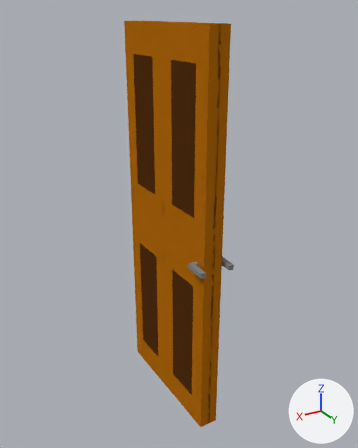
A saved change to the Blender file SilentInTheDark/Assets/3DModels/Finished Assets/newDoor.blend.
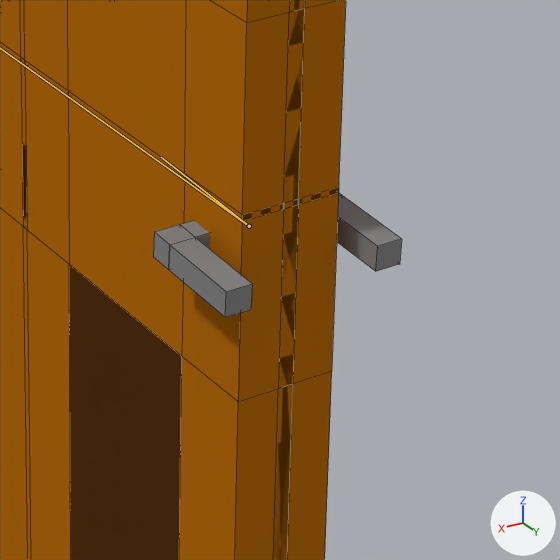
Each version appears first whole from a 50 mm lens placed at (1.184, 2.042, 2.044), pointed at (-0.029, 0.02, 1.033), and next in a close-up on the part from 45% to 73% of the width and 49% to 72% of the height. Arrows for +X, +Y and +Z are at lower right; the lights stay in place. The bones that bend it are drawn over the model as lines in the close-ups. The close-ups show mesh edges as thin lines.

In view in the first close-up: 'Door', 'Handle'.
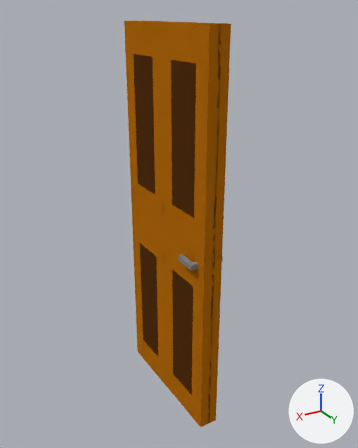
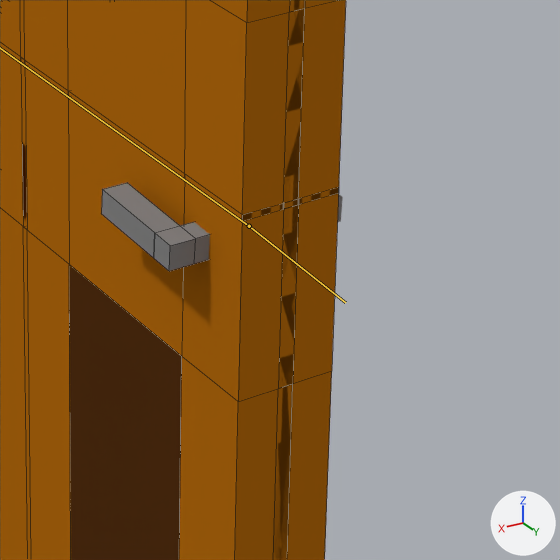
The newer file adds an action. The first version stands in its rest pose; the second is drawn at frame 10 of the action 'DoorKnob2'.

The edits, one by one:
Bone 'Bone.001' (bone_bone_001) turns from (0, 0, 0) to (180, 0, 0) degrees about its own x, y and z.

Changed parts and their boxes (x1, y1, x2, y2) in the close-ups (560 x 560 px):
'Handle', no longer drawn
    before: (153, 193, 402, 317)
'Handle.001', now drawn
    after: (101, 183, 210, 271)
bone 'Bone.001', root to tip
    before: (249, 226) to (161, 157)
    after: (249, 226) to (345, 302)
